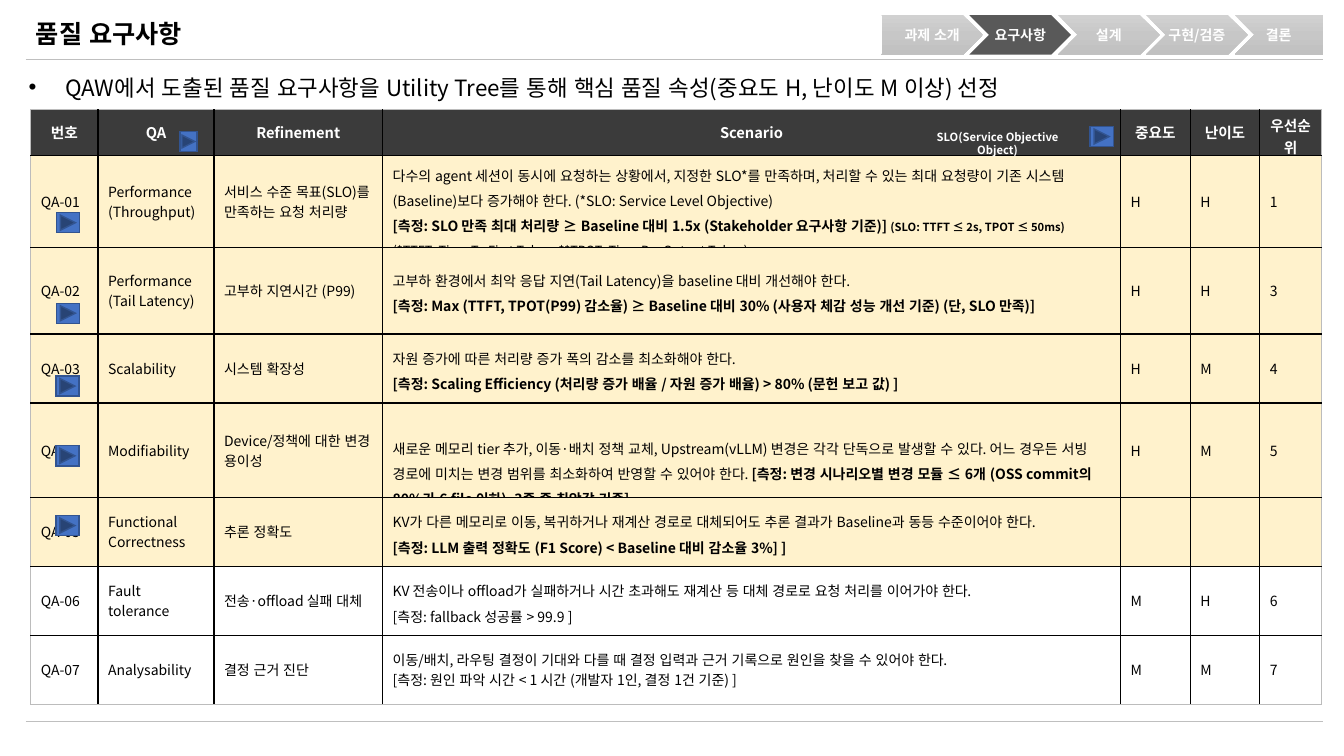
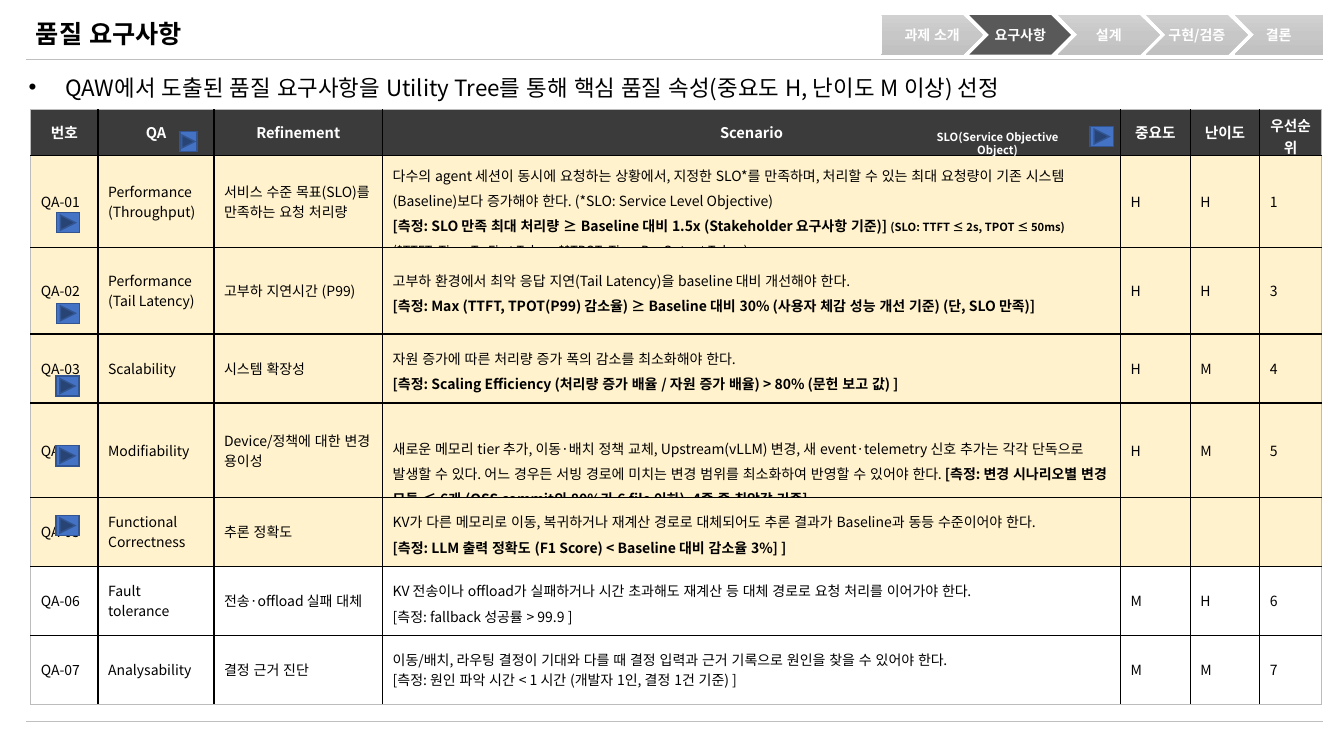
Before and after one commit to mkim0628/vllm, a slide deck: slide 1 of doc-mk/Requirements/QA1-revised.pptx. Drawn at 1344x756 pixels with LibreOffice and Linux fonts; fonts in the diff are those of the drawing. Boxes give left, top, right and bottom in pixels: in the first picture for what was removed or moved away, otherwise in the second. Text is boxed around its words. In the diff, an @@ line names an element or a change of style, - is before the commit and + after.

```diff
--- a/doc-mk/Requirements/QA1-revised.pptx
+++ b/doc-mk/Requirements/QA1-revised.pptx
@@ table at [30, 110, 1321, 692] @@
-row 5, column 4: 새로운 메모리 tier 추가, 이동·배치 정책 교체, Upstream(vLLM) 변경은 각각 단독으로 발생할 수 있다. 어느 경우든 서빙 경로에 미치는 변경 범위를 최소화하여 반영할 수 있어야 한다. [측정: 변경 시나리오별 변경 모듈 ≤ 6개 (OSS commit의 80%가 6 file 이하), 3종 중 최악값 기준]
+row 5, column 4: 새로운 메모리 tier 추가, 이동·배치 정책 교체, Upstream(vLLM) 변경, 새 event·telemetry 신호 추가는 각각 단독으로 발생할 수 있다. 어느 경우든 서빙 경로에 미치는 변경 범위를 최소화하여 반영할 수 있어야 한다. [측정: 변경 시나리오별 변경 모듈 ≤ 6개 (OSS commit의 80%가 6 file 이하), 4종 중 최악값 기준]
```
Also in this commit, not shown: 1 other slide changed.
